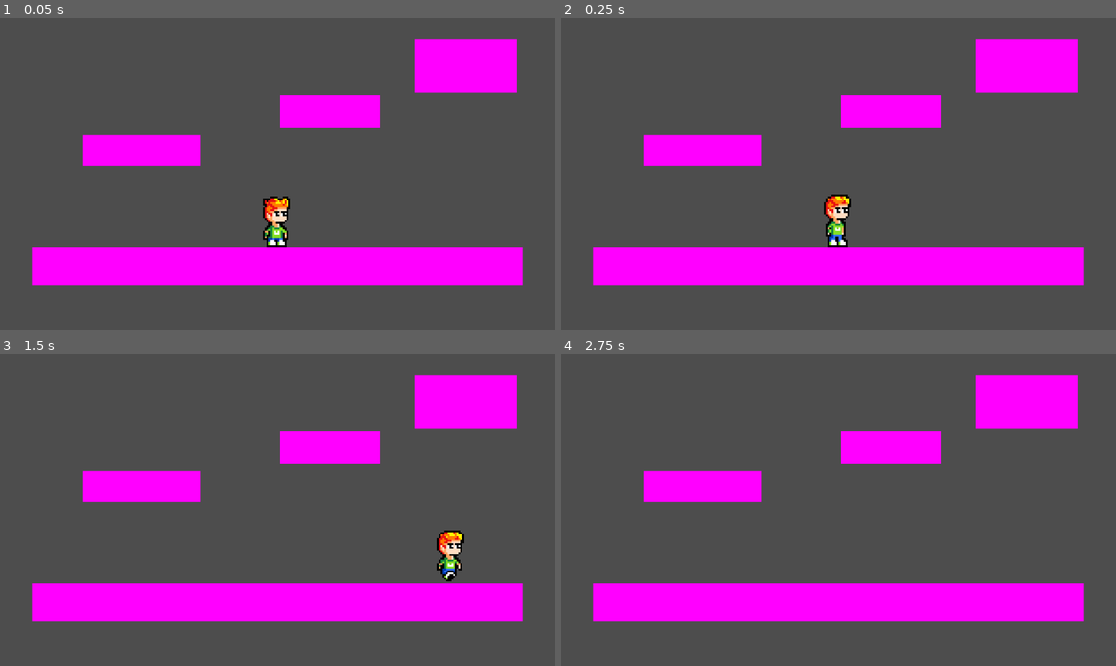
Above: before the commit, frames 1-4 (two rows, left to right).
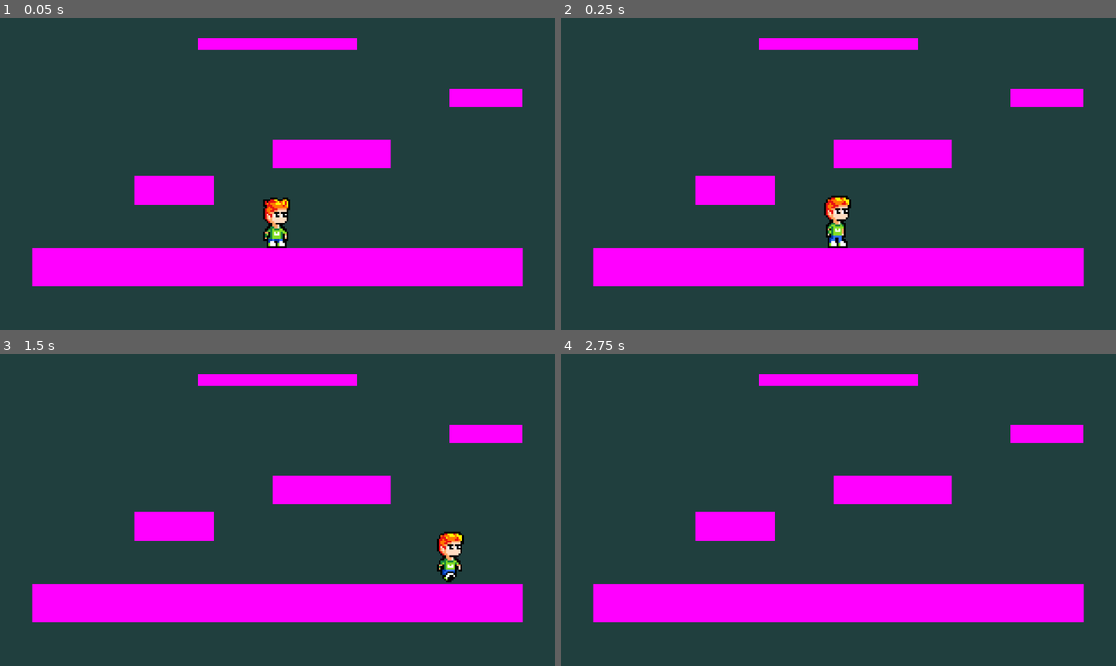
Above: after the commit, the same moments.

Repository: awowy/Cat-Game
Game: Godot game, scene res://scenes/main.tscn
Same seed, same stepped clock (60 frames per second), same inputs: the game is played once before the commit and once after it.
Inputs:
- Up to frame 1 (0.05 s): no input
- Up to frame 2 (0.25 s): no input
- Up to frame 3 (1.5 s): tap Enter (ui_accept) at 0.5, 0.77 s; hold D (Right) from 0.53 s (still down)
- Up to frame 4 (2.75 s): tap Enter (ui_accept) at 1.52 s; release D (Right) at 2.03 s; hold A (Left) from 2.03 s (still down)

The runs differ from the first frame. In frame 1, 89% of the frame differs, in the area x 0-100%, y 0-100%; in frame 2, 89%; in frame 3, 89%; in frame 4, 89%.

Commit message:
feat: added incomplete camera move to point trigger system
- added placeholder background
-modified PlaceholderGround dimensions and placement
- added Area2D-signaled script to PlaceholderGround5 which should allow the camera to move to Marker2D*
-Placeholder metroidvania assets, credit to: https://pedrovmvictor.itch.io/metroidvania-demo-godot, https://itch.io/c/313331/gothicvania

*incomplete as there is no trigger condition which only allows the tween function to run when player hits a collision on area2d collision

Diff:
--- /dev/null
+++ b/cat-game/scenes/camera_move_detector.gd
@@ -0,0 +1,11 @@
+extends StaticBody2D
+
+@onready var camera = $"../Camera2D"
+@onready var target = $"../CameraMoveOnTrigger"
+
+var camera_tween: Tween
+
+func _on_area_2d_body_entered(body: Node2D) -> void:
+	var target_vector = Vector2(target.position.x, target.position.y)
+	camera_tween = create_tween()
+	camera_tween.tween_property(camera, 'global_position', target_vector, 2)
--- a/cat-game/scenes/main.tscn
+++ b/cat-game/scenes/main.tscn
@@ -1,28 +1,58 @@
-[gd_scene load_steps=4 format=3 uid="uid://b1g2emsj6dnqc"]
+[gd_scene load_steps=7 format=3 uid="uid://b1g2emsj6dnqc"]
 
-[ext_resource type="PackedScene" uid="uid://m6vufvgd1ucs" path="res://scenes/player.tscn" id="1_sugp2"]
-[ext_resource type="PackedScene" uid="uid://b8js5l3wh844c" path="res://scenes/camera_2d.tscn" id="2_jyhfs"]
-[ext_resource type="PackedScene" uid="uid://84y145u6urx2" path="res://scenes/placeholder_ground.tscn" id="3_tbgi4"]
+[ext_resource type="PackedScene" path="res://scenes/player.tscn" id="1_sugp2"]
+[ext_resource type="PackedScene" uid="uid://coaf5p7klldq2" path="res://scenes/camera_2d.tscn" id="2_jyhfs"]
+[ext_resource type="PackedScene" path="res://scenes/placeholder_ground.tscn" id="3_tbgi4"]
+[ext_resource type="Texture2D" uid="uid://mqx5fysu7ua7" path="res://assets/Metroidvania Placeholder BG assets/Gothicvania/Background/NightTownParallax/night-town-background-sky.png" id="4_jyhfs"]
+[ext_resource type="Script" uid="uid://gbk0f8a8t7nt" path="res://scenes/camera_move_detector.gd" id="5_tbgi4"]
+
+[sub_resource type="SegmentShape2D" id="SegmentShape2D_tefeu"]
+a = Vector2(-132.5899, 0)
+b = Vector2(132.5899, 0)
 
 [node name="Node2D" type="Node2D"]
+
+[node name="Background2D" type="Sprite2D" parent="."]
+position = Vector2(0.18660626, -135.64114)
+rotation = 3.1415927
+scale = Vector2(3.1933508, -1.6142354)
+texture = ExtResource("4_jyhfs")
 
 [node name="Player" parent="." instance=ExtResource("1_sugp2")]
 scale = Vector2(0.9950222, 1)
 
 [node name="Camera2D" parent="." instance=ExtResource("2_jyhfs")]
-position = Vector2(0, -40.46)
+position = Vector2(0, -41)
 zoom = Vector2(3.76, 3.76)
 
 [node name="PlaceholderGround" parent="." instance=ExtResource("3_tbgi4")]
 
 [node name="PlaceholderGround2" parent="." instance=ExtResource("3_tbgi4")]
-position = Vector2(-75, -62)
-scale = Vector2(0.23948878, 0.8154061)
+position = Vector2(30.000002, -60)
+scale = Vector2(0.24077399, 0.751028)
 
 [node name="PlaceholderGround3" parent="." instance=ExtResource("3_tbgi4")]
-position = Vector2(29, -84.00001)
-scale = Vector2(0.20385347, 0.8535958)
+position = Vector2(-57.000008, -40.000004)
+scale = Vector2(0.16152819, 0.76700544)
 
 [node name="PlaceholderGround4" parent="." instance=ExtResource("3_tbgi4")]
-position = Vector2(104.00001, -115)
-scale = Vector2(0.2089081, 1.4073343)
+position = Vector2(114.99999, -88.00001)
+scale = Vector2(0.14811112, 0.4788743)
+
+[node name="PlaceholderGround5" parent="." instance=ExtResource("3_tbgi4")]
+position = Vector2(0, -116)
+scale = Vector2(0.32430828, 0.30798104)
+script = ExtResource("5_tbgi4")
+
+[node name="Area2D" type="Area2D" parent="PlaceholderGround5"]
+
+[node name="CollisionShape2D" type="CollisionShape2D" parent="PlaceholderGround5/Area2D"]
+position = Vector2(0, -3.2469532)
+shape = SubResource("SegmentShape2D_tefeu")
+
+[node name="CameraMoveOnTrigger" type="Marker2D" parent="."]
+position = Vector2(0, -195)
+
+[node name="BuildingOnBeginning2D" type="Sprite2D" parent="."]
+
+[connection signal="body_entered" from="PlaceholderGround5/Area2D" to="PlaceholderGround5" method="_on_area_2d_body_entered"]
--- /dev/null
+++ b/cat-game/scenes/placeholder_ground.gd
@@ -0,0 +1,6 @@
+extends StaticBody2D
+
+@onready var camera_enter = $Camera2D
+@onready var player_pos = $Player
+
+func _on_area_2d_body_entered(body: Node2D) -> void
Binary file added: cat-game/assets/Metroidvania Placeholder BG assets/CharacterSelection.png
Not shown, added: cat-game/assets/Metroidvania Placeholder BG assets/CharacterSelection.png.import
Not shown, added: cat-game/assets/Metroidvania Placeholder BG assets/Flags/brazil.png.import
Not shown, added: cat-game/assets/Metroidvania Placeholder BG assets/Flags/readme.txt
Not shown, added: cat-game/assets/Metroidvania Placeholder BG assets/Flags/usa.png.import
Not shown, added: cat-game/assets/Metroidvania Placeholder BG assets/GameImages/CemeteryScreen.png.import
Binary file added: cat-game/assets/Metroidvania Placeholder BG assets/GameImages/CemeteryScreenLowRes.png
Not shown, added: cat-game/assets/Metroidvania Placeholder BG assets/GameImages/CemeteryScreenLowRes.png.import
Binary file added: cat-game/assets/Metroidvania Placeholder BG assets/GameImages/ChurchScreen.png
Not shown, added: cat-game/assets/Metroidvania Placeholder BG assets/GameImages/ChurchScreen.png.import
Binary file added: cat-game/assets/Metroidvania Placeholder BG assets/GameImages/ChurchScreenLowRes.png
Not shown, added: cat-game/assets/Metroidvania Placeholder BG assets/GameImages/ChurchScreenLowRes.png.import
(and 395 more such lines)
